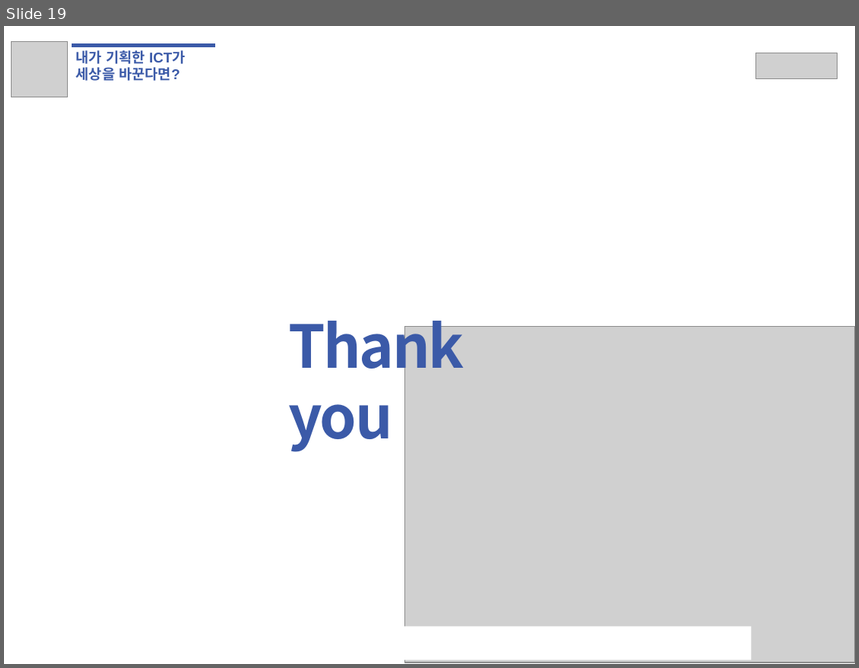
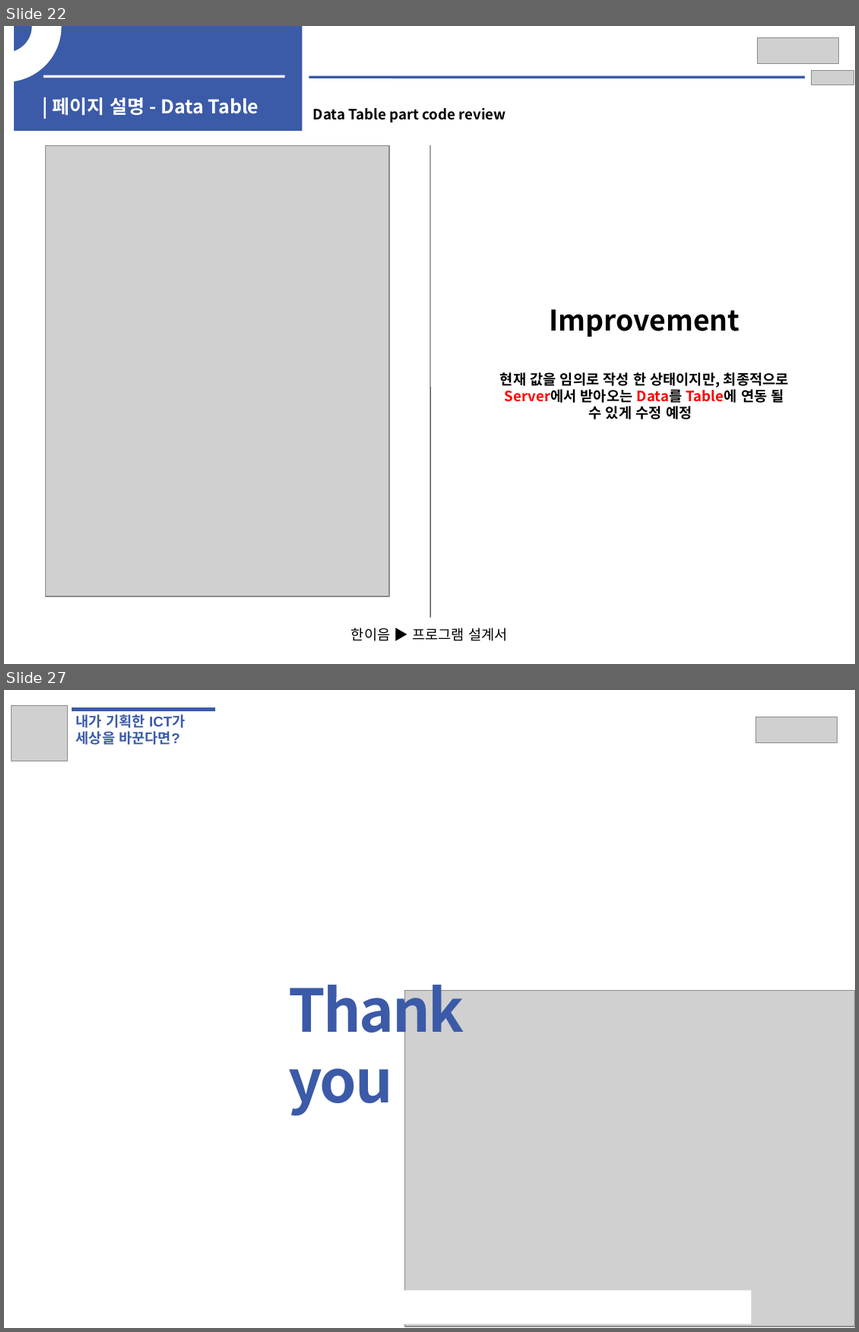
Before and after one commit to EOTAEGYU/Hanium_hy-cloud, a slide deck: 공모전 보고서/SW개발_HW제작설계서_응용소프트웨어(Hy-cloud).pptx. Shown one above the other, each under a label of ours: slide 19 before the commit, slides 22 and 27 after it; the slides between them are not shown. The pictures are 859x668 and 859x1332 pixels, drawn with LibreOffice and Linux fonts; fonts in the diff are those of the drawing; grey boxes stand for pictures. Boxes give left, top, right and bottom in pixels: in the first picture for what was removed or moved away, otherwise in the second. Text is boxed around its words. In the diff, an @@ line names an element or a change of style, - is before the commit and + after.

```diff
--- a/공모전 보고서/SW개발_HW제작설계서_응용소프트웨어(Hy-cloud).pptx
+++ b/공모전 보고서/SW개발_HW제작설계서_응용소프트웨어(Hy-cloud).pptx
@@ slide 22 added at (4,26,855,664), background #FFFFFF @@
@@ arch (boxed as its full ring) added at (4,26,60,81), fill #FFFFFF, outline #FFFFFF 2 pt @@
@@ rectangle added at (14,26,303,131), fill #3B5AA8 @@
@@ picture added at (757,38,838,64) @@
@@ picture added at (812,70,854,85) @@
@@ line added from (44, 76) to (285, 76), #F2F2F2 2.25 pt @@
@@ line added from (309, 77) to (805, 77), #3B5AA8 2.25 pt @@
@@ text added at (53,97,259,116), 16 pt, text #FFFFFF, bold @@
+| 페이지 설명 - Data Table
@@ text added at (313,108,506,123), 12 pt, text #000000, bold @@
+Data Table part code review
@@ picture added at (45,145,389,596) @@
@@ line added from (430, 145) to (430, 617), #000000 0.5 pt @@
@@ text added at (500,309,789,420), 12 pt, text #000000, bold @@
+Improvement
+현재 값을 임의로 작성 한 상태이지만, 최종적으로 Server에서 받아오는 Data를 Table에 연동 될 수 있게 수정 예정
@@ text added at (351,628,507,642), 12 pt, text #000000 @@
+한이음 ▶ 프로그램 설계서
@@ what was slide 19 is now slide 27 @@
```
Also in this commit, not shown: 7 other slides added.
